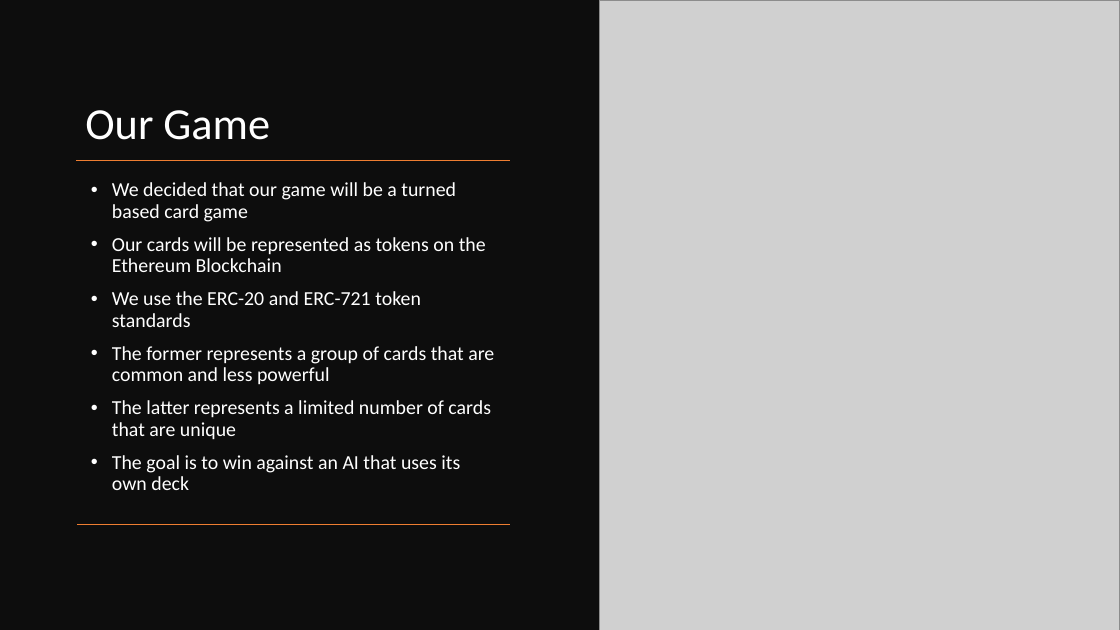
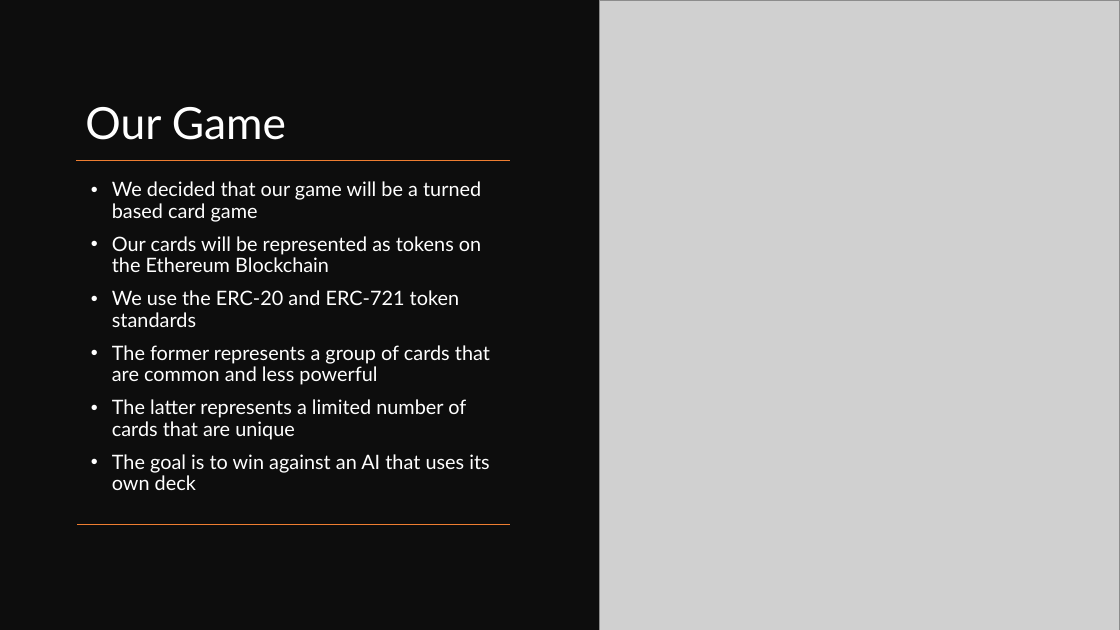
Before and after one commit to mmlab-aueb/blockchain-mobile-game-BSc, a slide deck: slide 7 of Game_Presentation.pptx (slide 6 before the commit). Drawn at 1120x630 pixels with LibreOffice and Linux fonts; fonts in the diff are those of the drawing; grey boxes stand for pictures. Boxes give left, top, right and bottom in pixels: in the first picture for what was removed or moved away, otherwise in the second. Text is boxed around its words. In the diff, an @@ line names an element or a change of style, - is before the commit and + after.

```diff
--- a/Game_Presentation.pptx
+++ b/Game_Presentation.pptx
@@ title "Our Game" at box(85, 107, 286, 140): font Calibri to Lato @@
@@ text "We decided that our game ..." at box(112, 181, 490, 490): font Calibri to Lato @@
```
Also in this commit, not shown: 12 other slides changed, 1 slide added.
